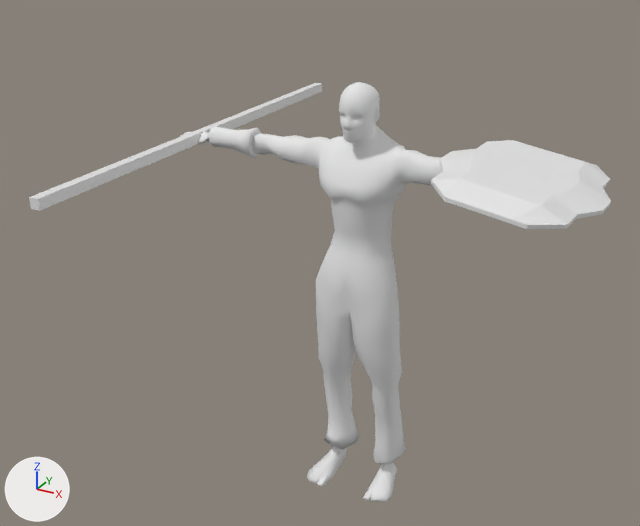
The Blender file Assets/Project Assets/Models/Worker/Spearman.blend: old version first, new version second.
One viewpoint serves both versions: a camera (50 mm lens) standing at (1.42, -2.9, 2.48) and looking at (-0.18, 0.01, 1.03). The lights are fixed; the arrows at lower left show +X, +Y and +Z.

Script lines for the objects in view, before the commit:
```python
me_shield = bpy.data.meshes.new('Shield')
me_shield.from_pydata(...)  # 96 vertices, 94 faces; spans x -0.266..0.266, y -0.025..0.024, z -0.272..0.272
me_spear = bpy.data.meshes.new('Spear')
me_spear.from_pydata(...)  # a box spanning x -0.02..0.02, y -0.02..0.02, z -1.01..1.01
me_worker2_0 = bpy.data.meshes.new('worker2.0')
me_worker2_0.from_pydata(...)  # 1570 vertices, 1570 faces; spans x -0.88..0.88, y 0.02..1.79, z -0.15..0.13
me_worker2_0.polygons.foreach_set('use_smooth', [True] * 1570)
# faces by material slot: [1343, 227]
me_worker2_0.materials.append(mat_defaultmat)  # its picture is missing
me_worker2_0.materials.append(mat_team_material)  # its picture is missing
ob_shield = bpy.data.objects.new('Shield', me_shield)
ob_shield.location = (0.614, 0.05, 1.51)
ob_shield.rotation_euler = (-1.548, 0.142, -0.0437)  # degrees (-89, 8.1, -2.5)
ob_shield.scale = (1.13, 1.0, 1.29)
ob_spear = bpy.data.objects.new('Spear', me_spear)
ob_spear.location = (-0.776, 0.098, 1.472)
ob_spear.rotation_euler = (-1.586, 1.541, 0.0)  # degrees (-91, 88, 0)
ob_spearman = bpy.data.objects.new('Spearman', me_worker2_0)
ob_spearman.location = (0.0, 0.0, 0.0)
ob_spearman.rotation_euler = (1.571, 0.0, 0.0)  # degrees (90, 0, 0)
```
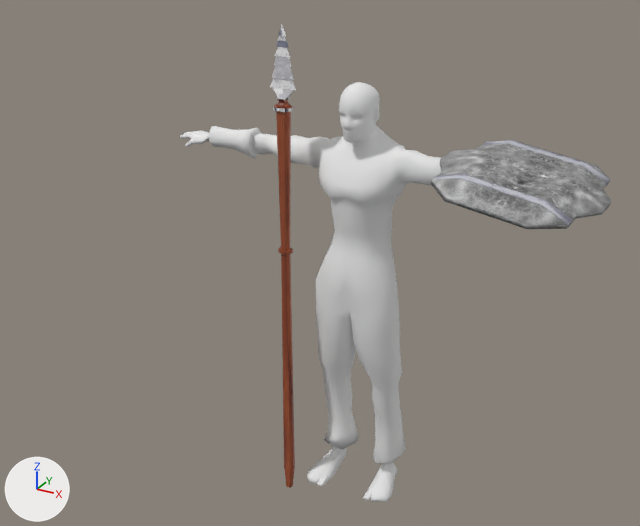
Changed parts and their boxes [x1, y1, x2, y2] in the pictures (640 x 526 px):
```json
{"object": "Spear", "change": "reshaped, moved, turned", "before": [29, 83, 322, 211], "after": [270, 25, 296, 488]}
{"part": 2, "of": "me_shield", "change": "built on", "before": [431, 140, 610, 228], "after": [431, 140, 610, 228]}
{"part": 3, "of": "me_shield", "change": "recoloured", "before": [431, 143, 611, 229], "after": [431, 143, 611, 229], "on screen": "white to grey"}
```

Edits to the scene script, one JSON object a line:
```json
{"op": "add", "block": "img_tm_shield_png", "code": ["img_tm_shield_png = load_image('TM-Shield.png', 'TM-Shield.png', 2048, 2048, 'sRGB')"]}
{"op": "add", "block": "mat_tm_shield_png", "code": ["mat_tm_shield_png = principled_material('TM-Shield.png')", "mat_tm_shield_png.texture = img_tm_shield_png"]}
{"block": "me_spear", "where": "# used by ob_spear; location = (-0.776, 0.098, 1.472); rotation_euler = (-1.586, 1.541, 0.0), in degrees (-91, 88, 0)"}
{"op": "remove", "block": "me_spear", "code": "me_spear.from_pydata(...)  # 8 vertices, 6 faces; spans x -0.02..0.02, y -0.02..0.02, z -1.01..1.01"}
{"op": "add", "block": "me_spear", "code": "me_spear.from_pydata(...)  # 232 vertices, 230 faces; spans x -0.06..0.06, y -0.03..0.03, z -1.04..0.97"}
{"block": "me_spear", "change": "me_spear part 1: 8 vertices removed from x -0.02..0.02, y -0.02..0.02, z -1.01..1.01; 232 vertices added at x -0.06..0.06, y -0.03..0.03, z -1.04..0.97"}
{"op": "add", "block": "me_spear", "code": "me_spear.materials.append(mat_tm_shield_png)  # picture img_tm_shield_png"}
{"block": "me_shield", "where": "# used by ob_shield; location = (0.614, 0.05, 1.51); rotation_euler = (-1.548, 0.142, -0.0437), in degrees (-89, 8.1, -2.5); scale = (1.13, 1.0, 1.29)"}
{"op": "remove", "block": "me_shield", "code": "me_shield.from_pydata(...)  # 96 vertices, 94 faces; spans x -0.266..0.266, y -0.025..0.024, z -0.272..0.272"}
{"op": "add", "block": "me_shield", "code": "me_shield.from_pydata(...)  # 140 vertices, 138 faces; spans x -0.266..0.266, y -0.025..0.024, z -0.272..0.272"}
{"block": "me_shield", "change": "me_shield part 2"}
{"block": "me_shield", "change": "36 faces are deleted"}
{"block": "me_shield", "change": "8 vertices are added at x -0.213..-0.101, y -0.008..0.024, z -0.272..0.272"}
{"block": "me_shield", "change": "24 new vertices lie (0.0, 0.0, -0.039) away from vertices in x -0.214..0.214, y -0.025..0.024, z -0.116..0.194"}
{"block": "me_shield", "change": "12 new vertices lie (0.043, -0.017, 0.0) away from vertices in x -0.214, y 0.009..0.024, z -0.194..0.194"}
{"block": "me_shield", "change": "80 new faces join them"}
{"block": "me_shield", "change": "me_shield part 3: 58 faces spanning x -0.266..0.266, y -0.025..0.024, z -0.272..0.272 switch from no material to mat_tm_shield_png (picture img_tm_shield_png)"}
{"op": "set", "path": "ob_spear.rotation_euler", "old": "(-1.586, 1.541, 0.0)", "new": "(0.0, 0.0, 0.0)", "note": "degrees (-91, 88, 0) -> degrees (0, 0, 0)"}
{"op": "set", "path": "ob_spear.location", "old": "(-0.776, 0.098, 1.472)", "new": "(-0.251, -0.14, 1.026)"}
```
